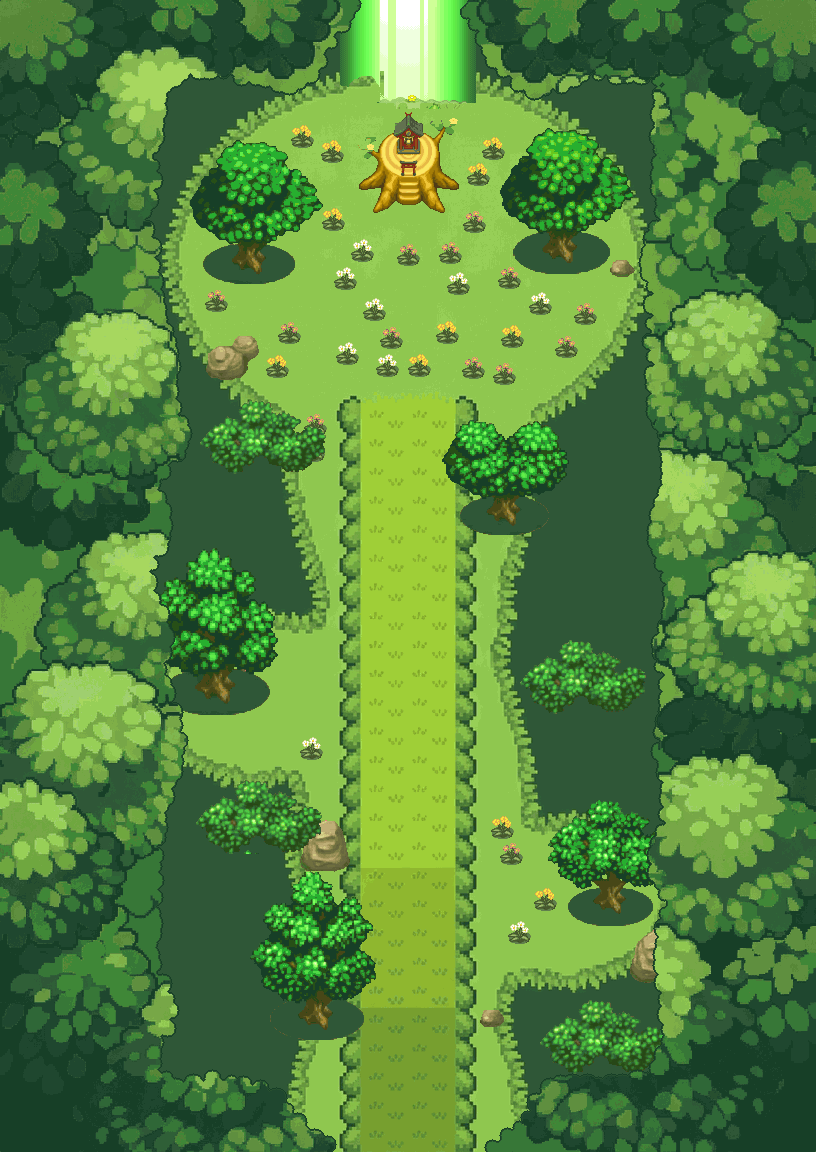
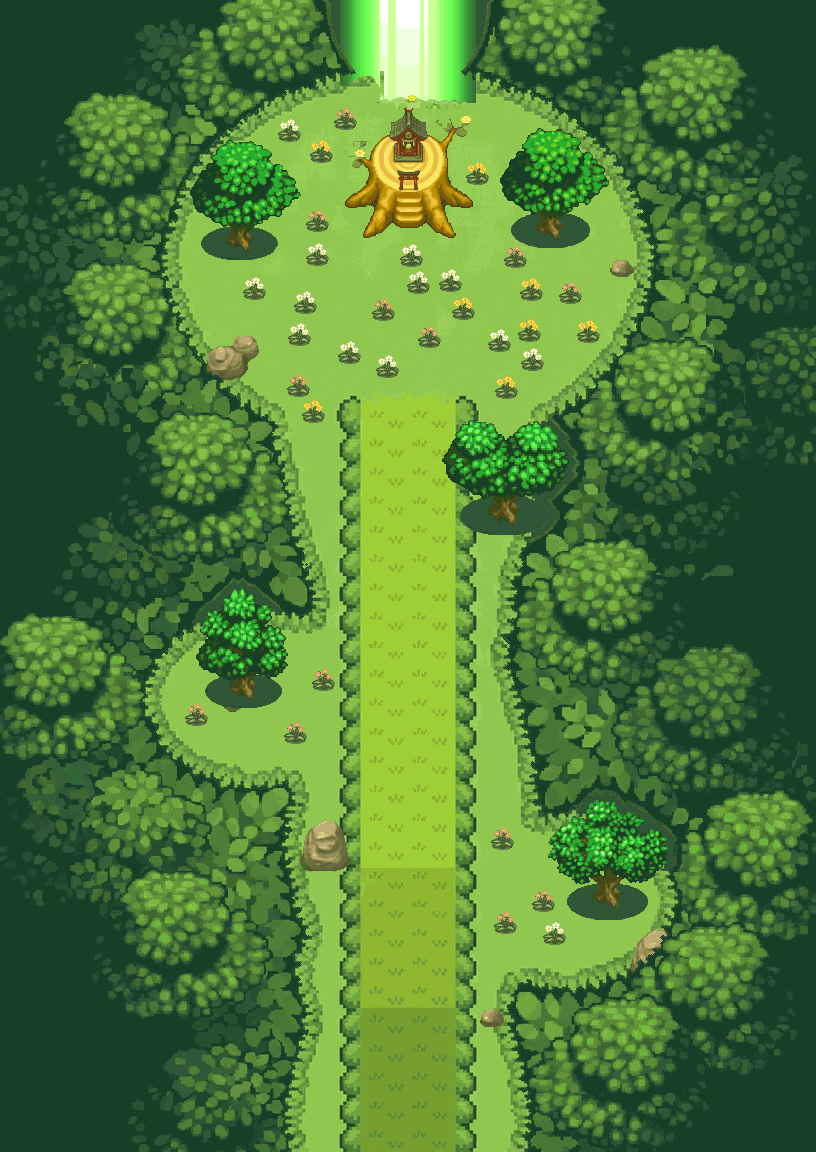
Two versions of the same layered image (816px x 1152px). Layer-by-layer changes:
painted on "JSEC2_08_feuillage_avant" over [0, 0, 816, 1152]
painted on "JSEC2_06_arbres_cimes" over [155, 130, 672, 1074]
painted on "JSEC2_05_arbres_troncs" over [150, 128, 674, 1040]
painted on "JSEC2_04_souche_temple" over [344, 108, 473, 238]
painted on "JSEC2_02_fleurs_c14_p2" over [266, 125, 600, 912]
painted on "JSEC2_02_fleurs_c14_p1" over [266, 125, 600, 912]
painted on "JSEC2_02_fleurs_c14_p0" over [266, 125, 600, 912]
painted on "JSEC2_02_fleurs_c10_p2" over [205, 162, 552, 934]
painted on "JSEC2_02_fleurs_c10_p1" over [205, 162, 552, 934]
painted on "JSEC2_02_fleurs_c10_p0" over [205, 162, 552, 934]
painted on "JSEC2_02_fleurs_c08_p2" over [185, 108, 597, 945]
painted on "JSEC2_02_fleurs_c08_p1" over [185, 108, 597, 945]
painted on "JSEC2_02_fleurs_c08_p0" over [185, 108, 597, 945]
